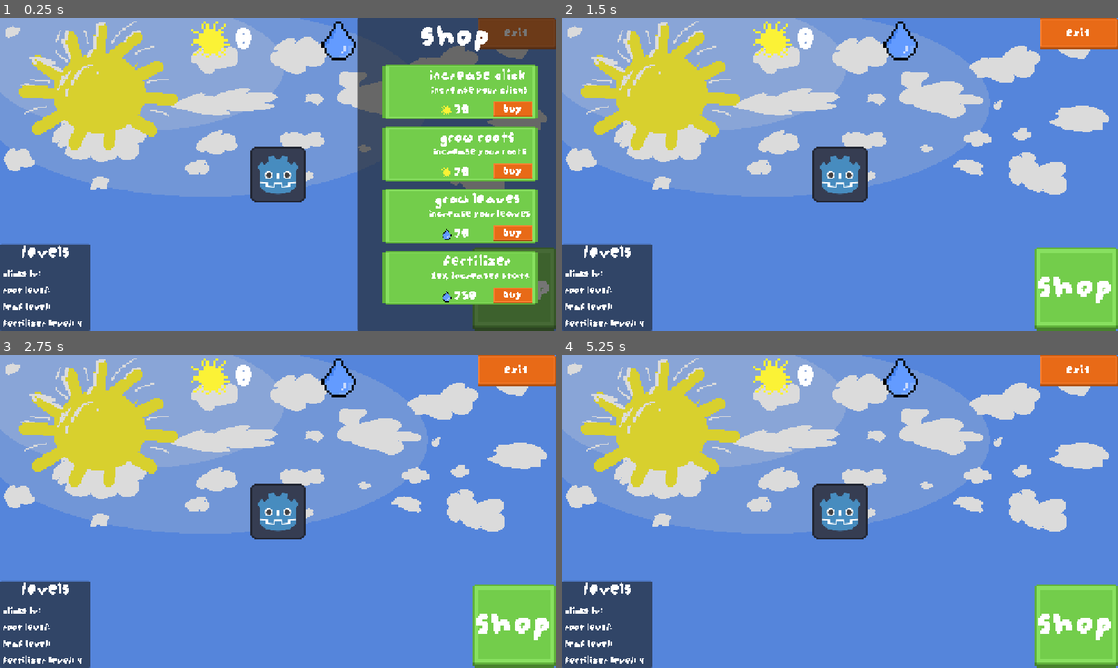
Above: before the commit, frames 1-4 (two rows, left to right).
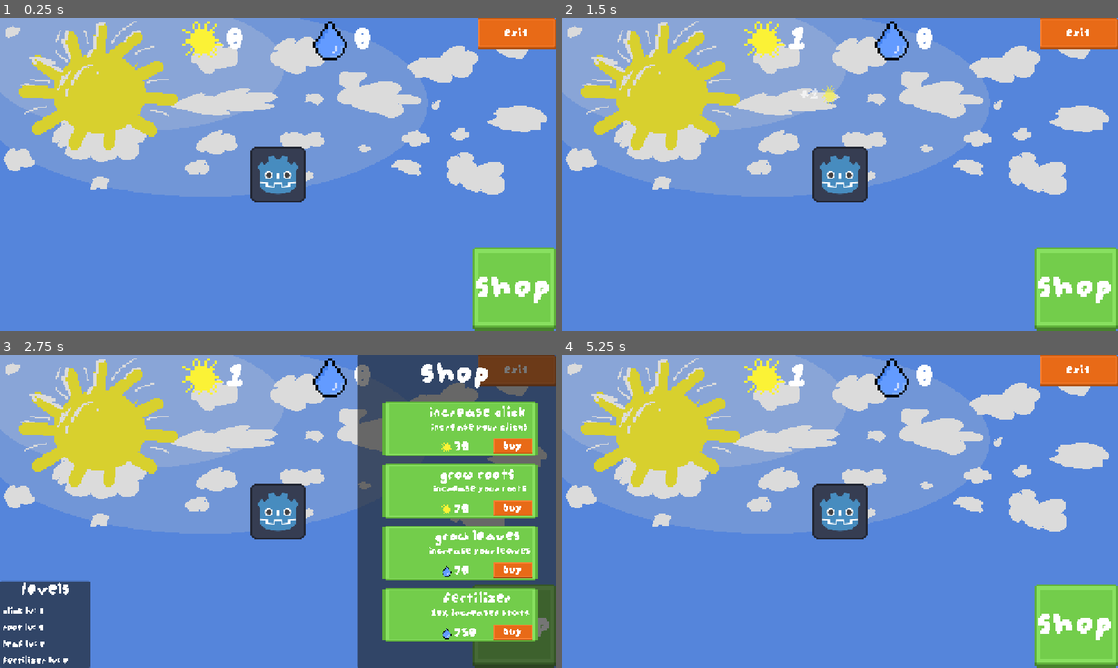
Above: after the commit, the same moments.

Repository: 8-Square/Sun-Roots
Game: Godot game, scene res://Scene/MainScene.tscn
Same seed, same stepped clock (60 frames per second), same inputs: the game is played once before the commit and once after it. The project has no main scene, so this scene is started directly.
Inputs (mouse positions are in pixels of both pictures, inside the frame that each line leads up to):
- Up to frame 1 (0.25 s): no input
- Up to frame 2 (1.5 s): click (1073, 108) at 0.5 s, where only the run before the commit has a clickable "Buy"; click (840, 174) at 1.25 s
- Up to frame 3 (2.75 s): click "Shop" at 2 s
- Up to frame 4 (5.25 s): click (840, 511) at 2.75 s; click "Shop" at 3.5 s; click (1073, 445) at 4.25 s, where only the run after the commit has a clickable "Buy"; click (840, 511) at 5 s

The runs differ from the first frame. In frame 1, 40% of the frame differs, in the area x 0-100%, y 0-100%; in frame 2, 5.8%; in frame 3, 36%; in frame 4, 5.7%.
Error before the commit: Invalid access to property or key 'upgrades' on a base object of type 'Panel'. (res://Script/main_scene.gd:31)

Commit message:
Game loop working
Per second works

Diff:
--- a/Scene/MainScene.tscn
+++ b/Scene/MainScene.tscn
@@ -227,7 +227,7 @@
 layout_mode = 2
 theme_override_fonts/font = ExtResource("4_l7vlk")
 theme_override_font_sizes/font_size = 25
-text = "Clicks lv:"
+text = "Clicks Lv:"
 
 [node name="RootLevelLabel" type="Label" parent="CanvasLayer/OverallShop/LevelOverview/VBoxContainer" unique_id=1979352839]
 layout_mode = 2
@@ -282,7 +282,10 @@
 horizontal_alignment = 1
 vertical_alignment = 1
 
-[node name="Timer" type="Timer" parent="." unique_id=222920724]
+[node name="PassiveTimer" type="Timer" parent="." unique_id=207336854]
+autostart = true
+
+[node name="SaveTimer" type="Timer" parent="." unique_id=222920724]
 wait_time = 15.0
 autostart = true
 
@@ -290,4 +293,5 @@
 [connection signal="pressed" from="CanvasLayer/Upgrades" to="." method="_on_upgrades_pressed"]
 [connection signal="gui_input" from="CanvasLayer/OverallShop/SecretOoglyBooglyShopHider" to="." method="_on_secret_oogly_boogly_shop_hider_gui_input"]
 [connection signal="pressed" from="Exit" to="." method="_on_exit_pressed"]
-[connection signal="timeout" from="Timer" to="." method="_on_timer_timeout"]
+[connection signal="timeout" from="PassiveTimer" to="." method="_on_passive_timer_timeout"]
+[connection signal="timeout" from="SaveTimer" to="." method="_on_timer_timeout"]
--- a/Script/main_scene.gd
+++ b/Script/main_scene.gd
@@ -4,7 +4,7 @@
 @export var sun_texture: Texture2D
 @onready var sunlight_label: Label = $CanvasLayer/HBoxContainer/SunlightDisplay/SunlightLabel
 @onready var water_label: Label = $CanvasLayer/HBoxContainer/WaterDisplay/WaterLabel
-@onready var shop: Control = $CanvasLayer/OverallShop/Shop
+@onready var shop: Control = $CanvasLayer/OverallShop
 
 var save_pref: SaveManager
 
@@ -62,6 +62,7 @@
 	await get_tree().create_timer(0.3).timeout
 	shop.visible = true
 
+
 func _on_exit_pressed() -> void:
 	save_values()
 	await get_tree().create_timer(0.3).timeout
@@ -107,6 +108,7 @@
 	upgrade.level += 1
 	recalculate_stats()
 	update_values()
+	shop.refresh_level_overview()
 	return true
 
 # 15 second timer that updates stats if nothing has been clicked
@@ -121,3 +123,9 @@
 	var random_pos = Vector2(randf_range(-80, 80), randf_range(-80, 80))
 	popup.global_position = $CanvasLayer/Character.global_position + random_pos
 	popup.setup(floori(spc), sun_texture)
+
+
+func _on_passive_timer_timeout() -> void:
+	sunlight += sps
+	water += wps
+	update_values()
--- a/Script/shop.gd
+++ b/Script/shop.gd
@@ -32,3 +32,16 @@
 	root_row.refresh_cost()
 	leaf_row.refresh_cost()
 	fertilizer_row.refresh_cost()
+	refresh_level_overview()
+
+func refresh_level_overview() -> void:
+	for upgrade in upgrades:
+		var label_text = "Lv: " + str(upgrade.level)
+		if upgrade.id == "click":
+			click_level_label.text = "click " + label_text
+		elif upgrade.id == "root":
+			root_level_label.text = "root " + label_text
+		elif upgrade.id == "leaf":
+			leaf_level_label.text = "leaf " + label_text
+		elif upgrade.id == "fertilizer":
+			fertilizer_level_label.text = "fertilizer " + label_text
Not shown, added: Scene/MainScene.tscn18908693053.tmp
